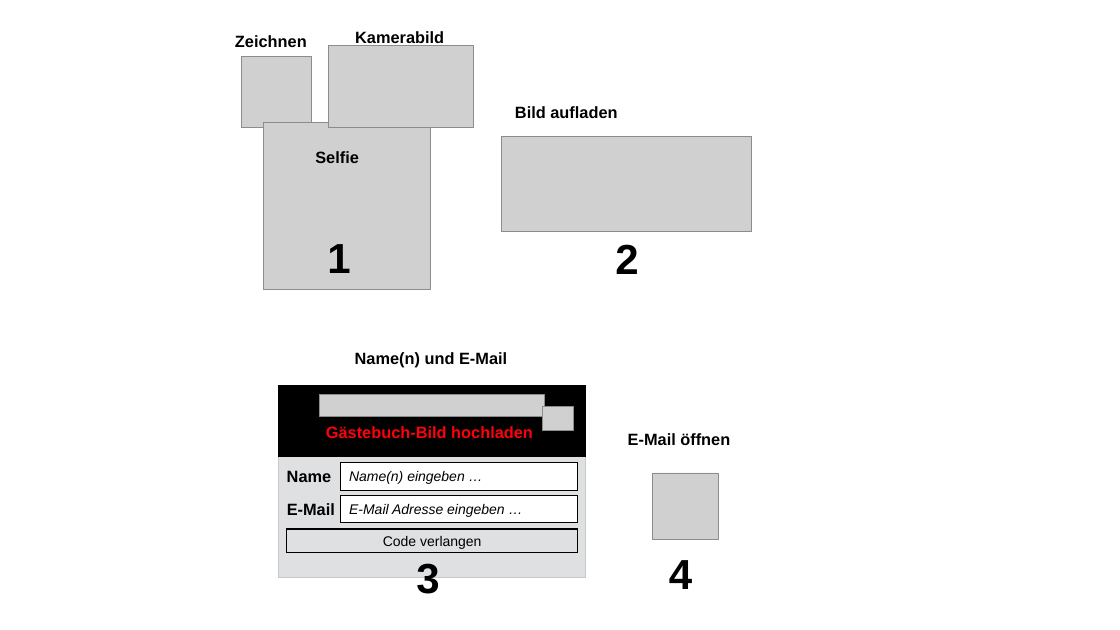
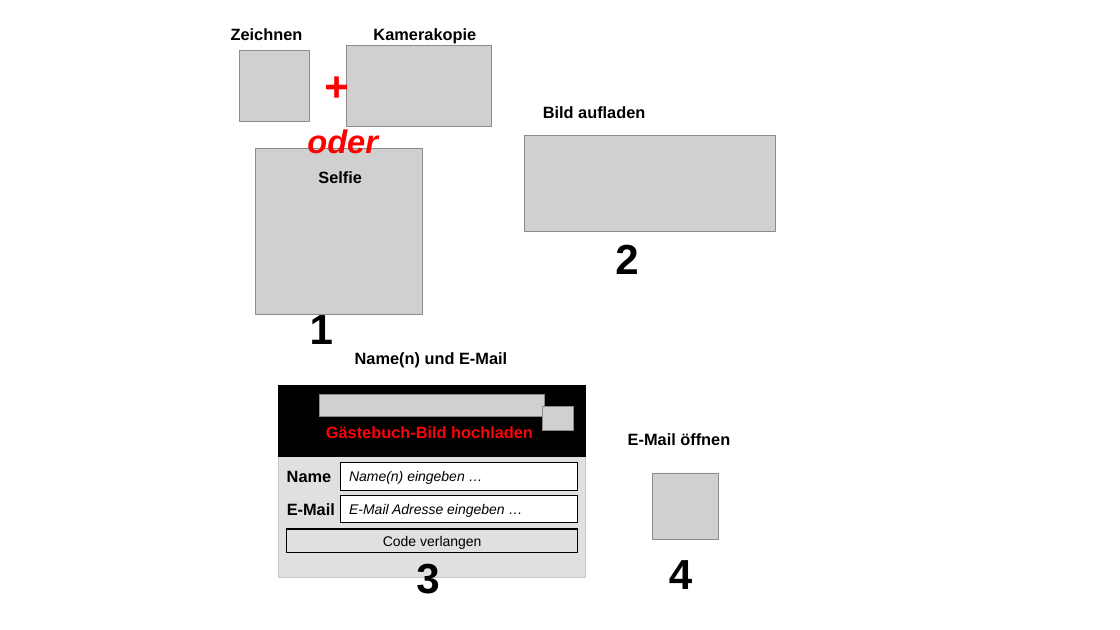
Before and after one commit to JazzLiveAarau/WwwGuestbook, a slide deck: slide 1 of Description/JazzGuestsUpload.pptx. Drawn at 1120x630 pixels with LibreOffice and Linux fonts; fonts in the diff are those of the drawing; grey boxes stand for pictures. Boxes give left, top, right and bottom in pixels: in the first picture for what was removed or moved away, otherwise in the second. Text is boxed around its words. In the diff, an @@ line names an element or a change of style, - is before the commit and + after.

```diff
--- a/Description/JazzGuestsUpload.pptx
+++ b/Description/JazzGuestsUpload.pptx
@@ text "Zeichnen": place and size @@
-text "Zeichnen" at box(235, 35, 307, 47)
+text "Zeichnen" at box(231, 28, 303, 40)
@@ text at box(373, 28, 476, 44): text changed @@
-Kamerabild
+Kamerakopie
@@ picture: place and size @@
-picture at box(241, 56, 312, 127)
+picture at box(239, 50, 310, 121)
@@ text added at box(316, 55, 356, 115), 36 pt, text #FF0000, bold @@
++
@@ picture: place and size @@
-picture at box(329, 46, 474, 128)
+picture at box(346, 45, 492, 127)
@@ text "Bild aufladen": place and size @@
-text "Bild aufladen" at box(515, 106, 617, 118)
+text "Bild aufladen" at box(543, 106, 645, 118)
@@ picture: place and size @@
-picture at box(264, 123, 430, 289)
+picture at box(255, 148, 422, 314)
@@ text added at box(307, 127, 378, 159), 28 pt, text #FF0000, bold, italic @@
+oder
@@ picture: place and size @@
-picture at box(502, 136, 752, 232)
+picture at box(525, 136, 776, 232)
@@ text "Selfie": place and size @@
-text "Selfie" at box(315, 151, 359, 163)
+text "Selfie" at box(318, 171, 362, 183)
@@ text "1" rewrapped from box(327, 244, 350, 273) to box(310, 310, 333, 344) @@
```
Also in this commit, not shown: 7 other files.
